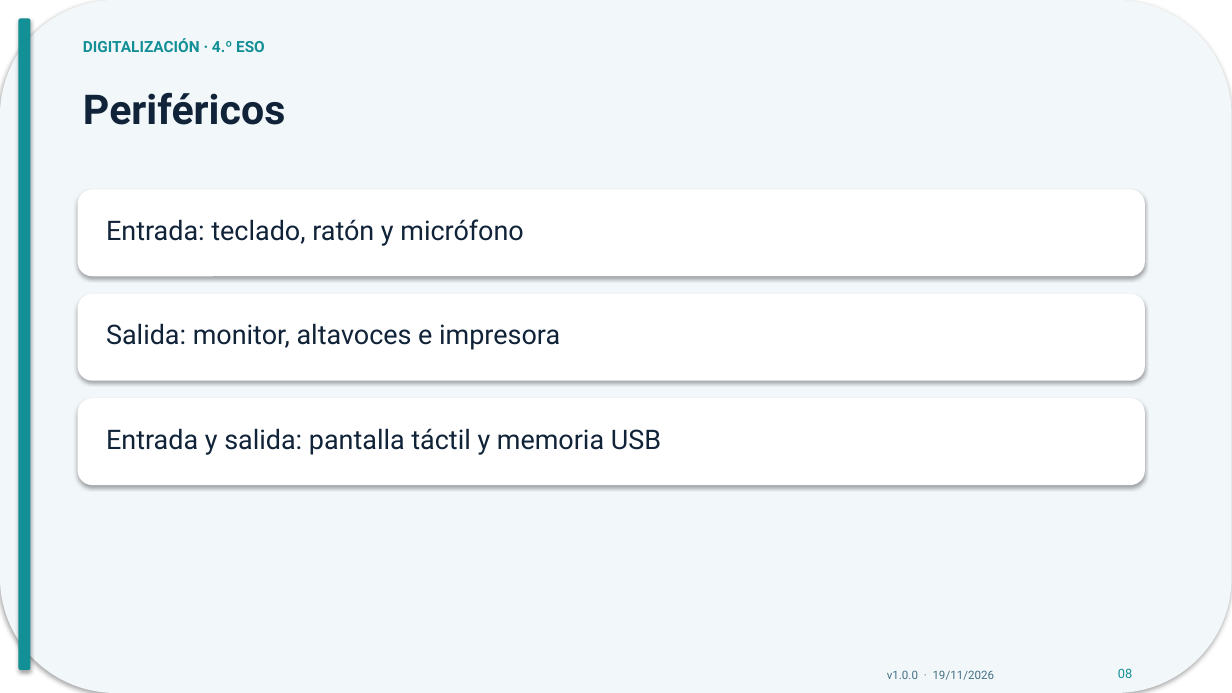
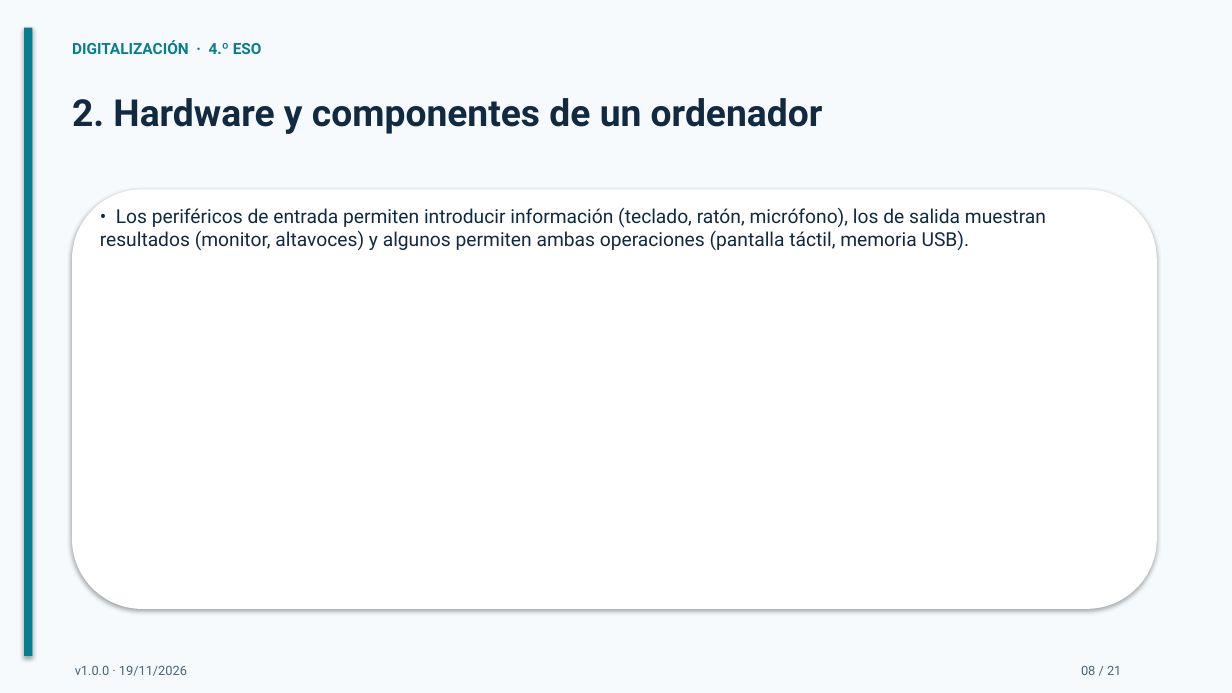
Before and after one commit to bitschips/digitaliza4, a slide deck: slide 8 of temas/tema-01-arquitectura-de-ordenadores/presentaciones/tema-01-arquitectura-de-ordenadores.pptx. Drawn at 1232x693 pixels with LibreOffice and Linux fonts; fonts in the diff are those of the drawing. Boxes give left, top, right and bottom in pixels: in the first picture for what was removed or moved away, otherwise in the second. Text is boxed around its words. In the diff, an @@ line names an element or a change of style, - is before the commit and + after.

```diff
--- a/temas/tema-01-arquitectura-de-ordenadores/presentaciones/tema-01-arquitectura-de-ordenadores.pptx
+++ b/temas/tema-01-arquitectura-de-ordenadores/presentaciones/tema-01-arquitectura-de-ordenadores.pptx
@@ rectangle at [0, 0, 1232, 693]: rounded rectangle to rectangle; fill #F2F7FA to #F6FAFC @@
@@ rectangle: place and size @@
-rectangle at [18, 18, 30, 670]
+rectangle at [24, 28, 32, 656]
@@ rectangle at [24, 28, 32, 656]: rounded rectangle to rectangle; fill #138F96 to #077E90 @@
@@ text "DIGITALIZACIÓN · 4.º ESO" at [72, 40, 262, 54]: text colour #138F96 to #077E90 @@
@@ text at [72, 98, 823, 134]: text changed; size 32 to 29 pt; text colour #102338 to #112A41 @@
-Periféricos
+2. Hardware y componentes de un ordenador
@@ rounded rectangle: place and size @@
-rounded rectangle at [78, 189, 1145, 276]
+rounded rectangle at [72, 189, 1157, 609]
@@ text at [100, 207, 1046, 250]: text changed; size 21 to 15 pt; text colour #102338 to #112A41 @@
-Entrada: teclado, ratón y micrófono
+• Los periféricos de entrada permiten introducir información (teclado, ratón, micrófono), los de salida muestran resultados (monitor, altavoces) y algunos permiten ambas operaciones (pantalla táctil, memoria USB).
@@ rounded rectangle removed at [78, 294, 1145, 381] @@
@@ text removed at [106, 323, 560, 350] @@
-Salida: monitor, altavoces e impresora
@@ rounded rectangle removed at [78, 398, 1145, 485] @@
@@ text removed at [106, 428, 661, 455] @@
-Entrada y salida: pantalla táctil y memoria USB
@@ text "v1.0.0 · 19/11/2026": place and size @@
-text "v1.0.0 · 19/11/2026" at [887, 670, 995, 680]
+text "v1.0.0 · 19/11/2026" at [75, 666, 187, 676]
@@ text "v1.0.0 · 19/11/2026" at [75, 666, 187, 676]: size 9 to 10 pt, text colour #447085 to #4A6478 @@
@@ text at [1081, 666, 1121, 675]: text changed; text colour #138F96 to #4A6478 @@
-08
+08 / 21
```
Also in this commit, not shown: 2 other slides changed, 18 slides added, 13 slides removed, 2 other files.
